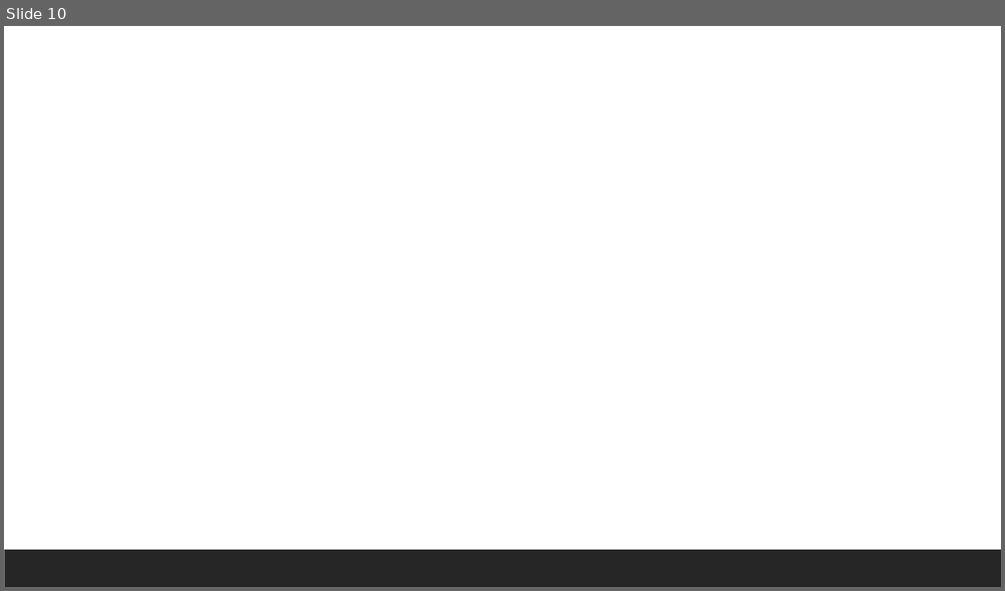
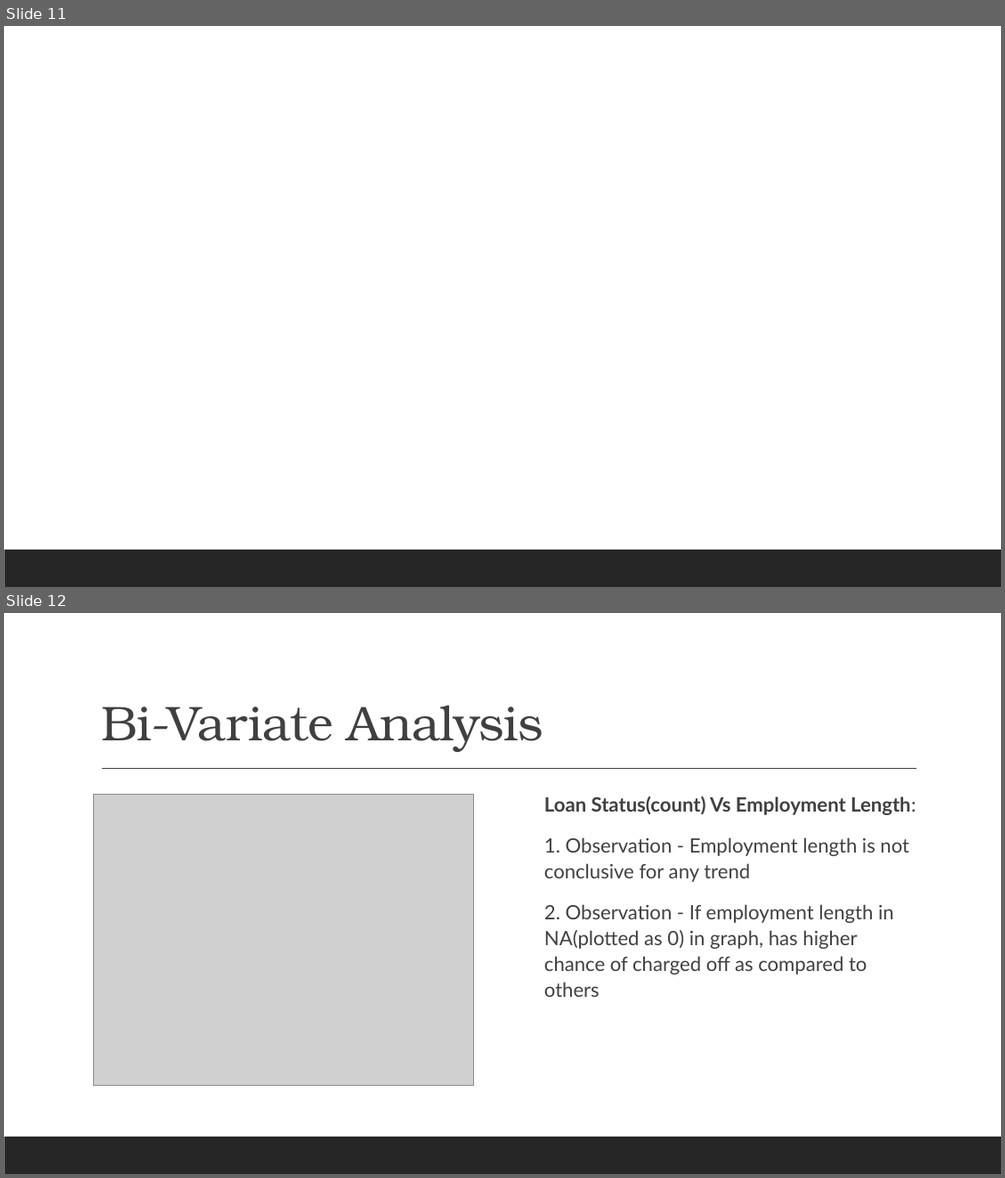
Before and after one commit to shrutich91/LENDING-CLUB-CASE-STUDY, a slide deck: Lending Club Case Study.pptx. Shown one above the other, each under a label of ours: slide 10 before the commit, slides 11 and 12 after it. The pictures are 1005x591 and 1005x1178 pixels, drawn with LibreOffice and Linux fonts; fonts in the diff are those of the drawing; grey boxes stand for pictures. Boxes give left, top, right and bottom in pixels: in the first picture for what was removed or moved away, otherwise in the second. Text is boxed around its words. In the diff, an @@ line names an element or a change of style, - is before the commit and + after.

Commit message:
Updated Bi-Variate Analysis
Updated Bi-Variate Analysis

```diff
--- a/Lending Club Case Study.pptx
+++ b/Lending Club Case Study.pptx
@@ slide 12 added at [4, 613, 1001, 1174], background #FFFFFF; not listed: 1 template element that a slide beside it also shows @@
@@ title added at [101, 705, 543, 752], 47 pt, text #404040 @@
+Bi-Variate Analysis
@@ line added from (102, 769) to (917, 769), #404040 1 pt @@
@@ picture added at [94, 795, 473, 1086] @@
@@ text added at [544, 796, 915, 997], 19 pt, text #404040 @@
+  Loan Status(count) Vs Employment Length:
+  1. Observation - Employment length is not conclusive for any trend
+  2. Observation - If employment length in NA(plotted as 0) in graph, has higher chance of charged off as compared to others
@@ what was slide 10 is now slide 11 @@
```
Also in this commit, not shown: 18 other slides added, 1 other file.
